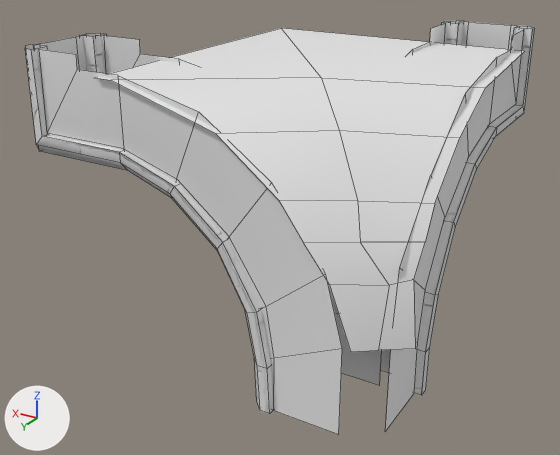
One commit to the FBX model SD_Fbx/SD_CeilingCornerOut.fbx: the scene before it, then after it.
Both versions are drawn from a camera (50 mm lens) standing at (-1.2, 2.344, 1.014) and looking at (0.166, 0.068, -0.124). Arrows for +X, +Y and +Z are at lower left; the lights stay in place. Mesh edges are drawn as thin lines.

The first picture shows 'SD_CeilingCornerOut'.
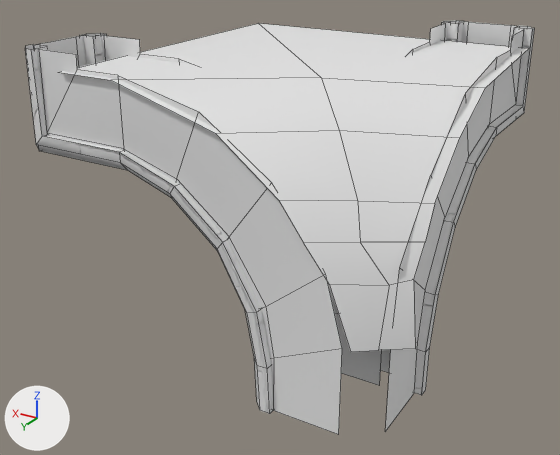
The newer file is also turned or shifted as a whole; pictures and numbers use the older file's frame.

The change, as JSON lines over the scene's bpy script:
```json
{"block": "me_sd_ceilingroundin_001", "where": "me_sd_ceilingroundin_001.from_pydata(...)  # 341 vertices, 250 faces; spans x -0.539..0.819, y -0.669..0.619, z -0.5..0.562"}
{"block": "me_sd_ceilingroundin_001", "where": "# used by ob_sd_ceilingcornerout; location = (0.0, 0.0, 0.0)"}
{"block": "me_sd_ceilingroundin_001", "change": "me_sd_ceilingroundin_001 part 1"}
{"op": "set", "path": "me_sd_ceilingroundin_001.vertices[321].co", "old": "(-0.509, -0.5, 0.5)", "new": "(-0.509, -0.559, 0.5)", "note": "pixel (524, 51) -> pixel (528, 48)"}
{"op": "set", "path": "me_sd_ceilingroundin_001.vertices[328].co", "old": "(0.5, 0.615, 0.5)", "new": "(0.651, 0.615, 0.5)", "note": "pixel (93, 77) -> pixel (57, 72)"}
{"op": "set", "path": "me_sd_ceilingroundin_001.vertices[332].co", "old": "(0.5, -0.5, 0.5)", "new": "(0.651, -0.559, 0.5)", "note": "pixel (281, 28) -> pixel (258, 23)"}
```

Pixel boxes [x1, y1, x2, y2] of what changed, in the pictures (560 x 455 px; the box of a moved part takes in the faces that stretch with it):
```json
{"part": 1, "of": "me_sd_ceilingroundin_001", "change": "moved or reshaped", "before": [94, 28, 524, 88], "after": [59, 23, 529, 88]}
```
